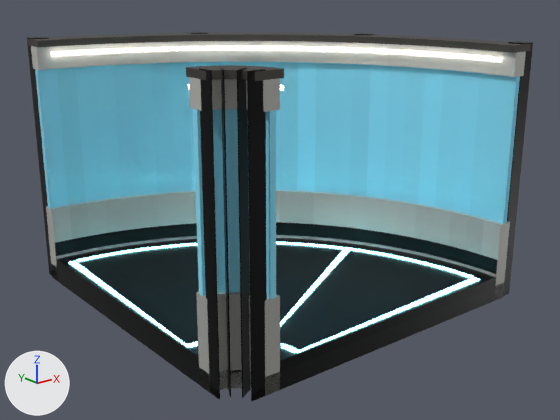
A saved change to the glTF model game/assets/models/chutes/chute_adv_h_turn_left.glb.
Camera for both pictures: a 50 mm lens placed at (-2.61, -3.32, 0.75), pointed at (-0.06, -0.14, -0.52). Lighting does not change. The marker at lower left points along +X, +Y and +Z. The picture after the commit comes second. Vertices at exactly the same position are counted once.

In view in the first picture: 'Frame', 'Power'.
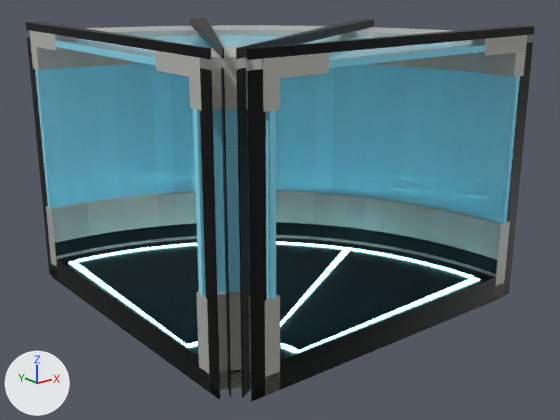
The change, as a list of edits to the scene's bpy script:
```text
Change me_chuteadv_hturnleft__frame:
    used by ob_frame; location = (0.0, 0.0, 0.0)
    remove me_chuteadv_hturnleft__frame.from_pydata(...)  # 1522 vertices, 3080 faces; spans x -1.0..0.9, y -1.0..0.9, z -0.99..0.39
    add me_chuteadv_hturnleft__frame.from_pydata(...)  # 1408 vertices, 2948 faces; spans x -1.0..0.9, y -1.0..0.9, z -0.99..0.47
    me_chuteadv_hturnleft__frame part 1: the loose piece of 108 vertices spanning x -1.0..0.87, y -1.0..0.87, z 0.35..0.38 is rebuilt with 108 vertices and now spans x -1.0..0.5, y -1.0..0.5, z 0.37..0.4, in mat_m_propglass
    me_chuteadv_hturnleft__frame part 2: the loose piece of 108 vertices spanning x -1.0..-0.73, y -1.0..-0.73, z 0.35..0.38 is deleted
    me_chuteadv_hturnleft__frame part 3: 100 vertices removed from x -0.93..0.73, y -0.93..0.73, z 0.3..0.32; 194 vertices added at x -1.0..0.9, y -1.0..0.9, z 0.35..0.47
    me_chuteadv_hturnleft__frame part 4: 892 kept faces spanning x -1.0..0.83, y -1.0..0.83, z -0.99..0.35 get new vertex colours; the middle colour goes from grey #afafaa to grey #b2b2ad
    other edits to the shape of me_chuteadv_hturnleft__frame do not show in these pictures
    remove me_chuteadv_hturnleft__frame.materials.append(mat_m_convrawsteel)
    remove me_chuteadv_hturnleft__frame.materials.append(mat_m_proplamp)
```

Boxes [x1, y1, x2, y2] around the edits, measured in the pictures (560 x 420 px; the box of a moved part takes in the faces that stretch with it):
'Frame', reshaped: before [27, 32, 533, 401]; after [25, 18, 535, 401]
part 1 of me_chuteadv_hturnleft__frame, rebuilt (14% narrower, 62% taller): before [27, 33, 531, 53]; after [55, 35, 486, 68]
part 2 of me_chuteadv_hturnleft__frame, deleted: before [186, 65, 284, 81]
part 3 of me_chuteadv_hturnleft__frame, moved or reshaped: before [51, 46, 501, 62]; after [25, 18, 535, 80]
part 4 of me_chuteadv_hturnleft__frame, recoloured (darker): [37, 47, 526, 361] in both
